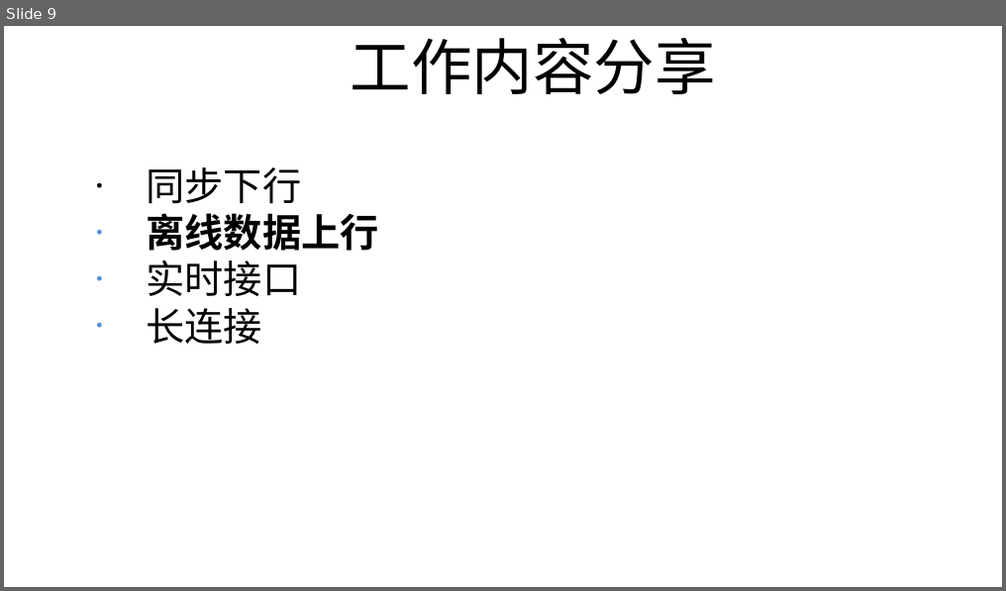
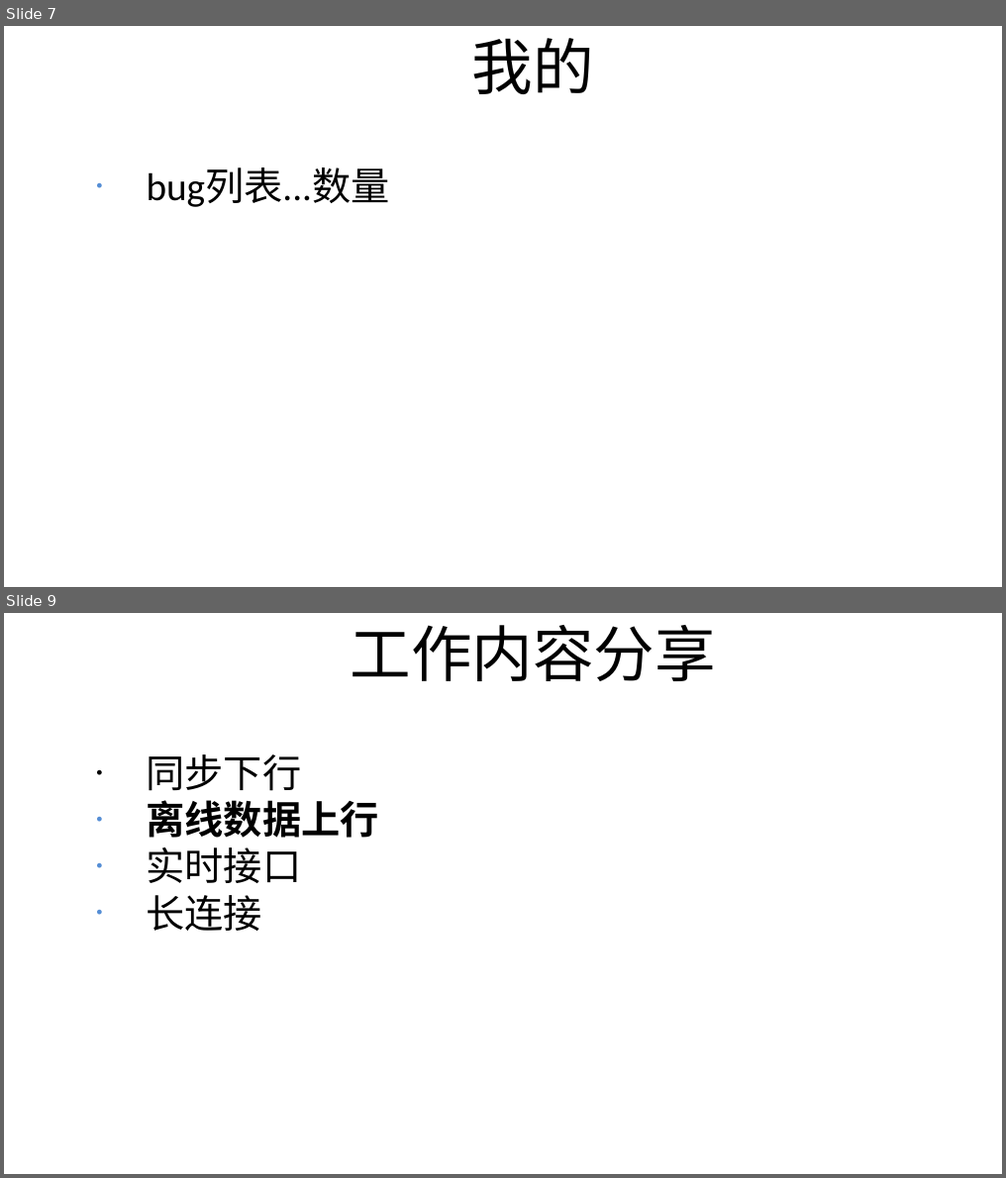
Before and after one commit to coderGun/gene, a slide deck: 入职分享_任勇.odp. Shown one above the other, each under a label of ours: slide 9 before the commit, slides 7 and 9 after it; the slides between them are not shown. The pictures are 1006x591 and 1006x1178 pixels, drawn with LibreOffice and Linux fonts; fonts in the diff are those of the drawing. Boxes give left, top, right and bottom in pixels: in the first picture for what was removed or moved away, otherwise in the second. Text is boxed around its words. In the diff, an @@ line names an element or a change of style, - is before the commit and + after.

```diff
--- a/入职分享_任勇.odp
+++ b/入职分享_任勇.odp
@@ slide 7 added at box(4, 26, 1002, 587), background #FFFFFF @@
@@ title added at box(472, 38, 594, 94), 44 pt, text #000000 @@
+我的
@@ text added at box(147, 169, 390, 207), 28 pt, text #000000 @@
+• bug列表...数量
```
Also in this commit, not shown: 2 other slides added, 3 slides removed, 15 other files.
